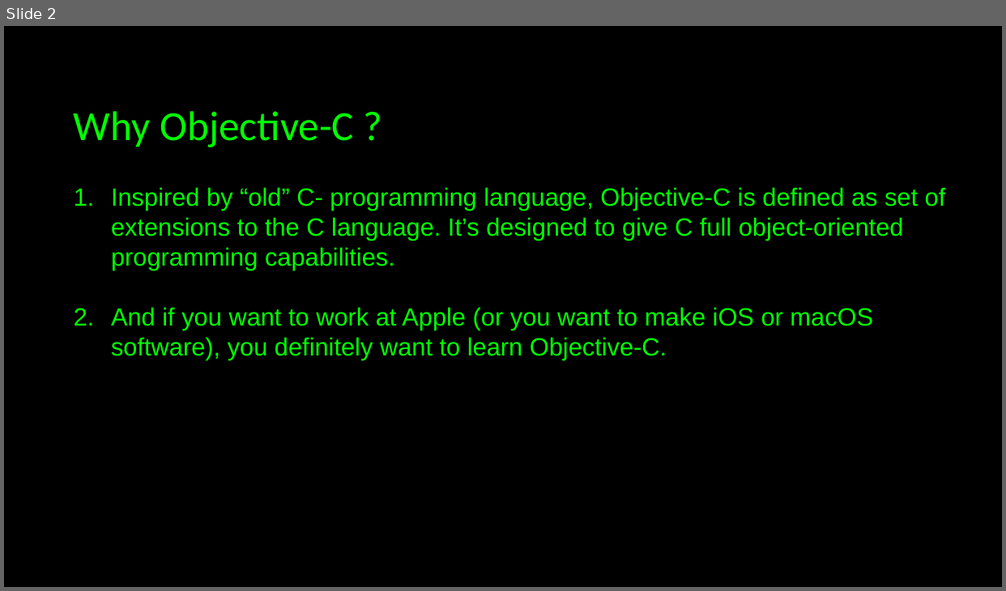
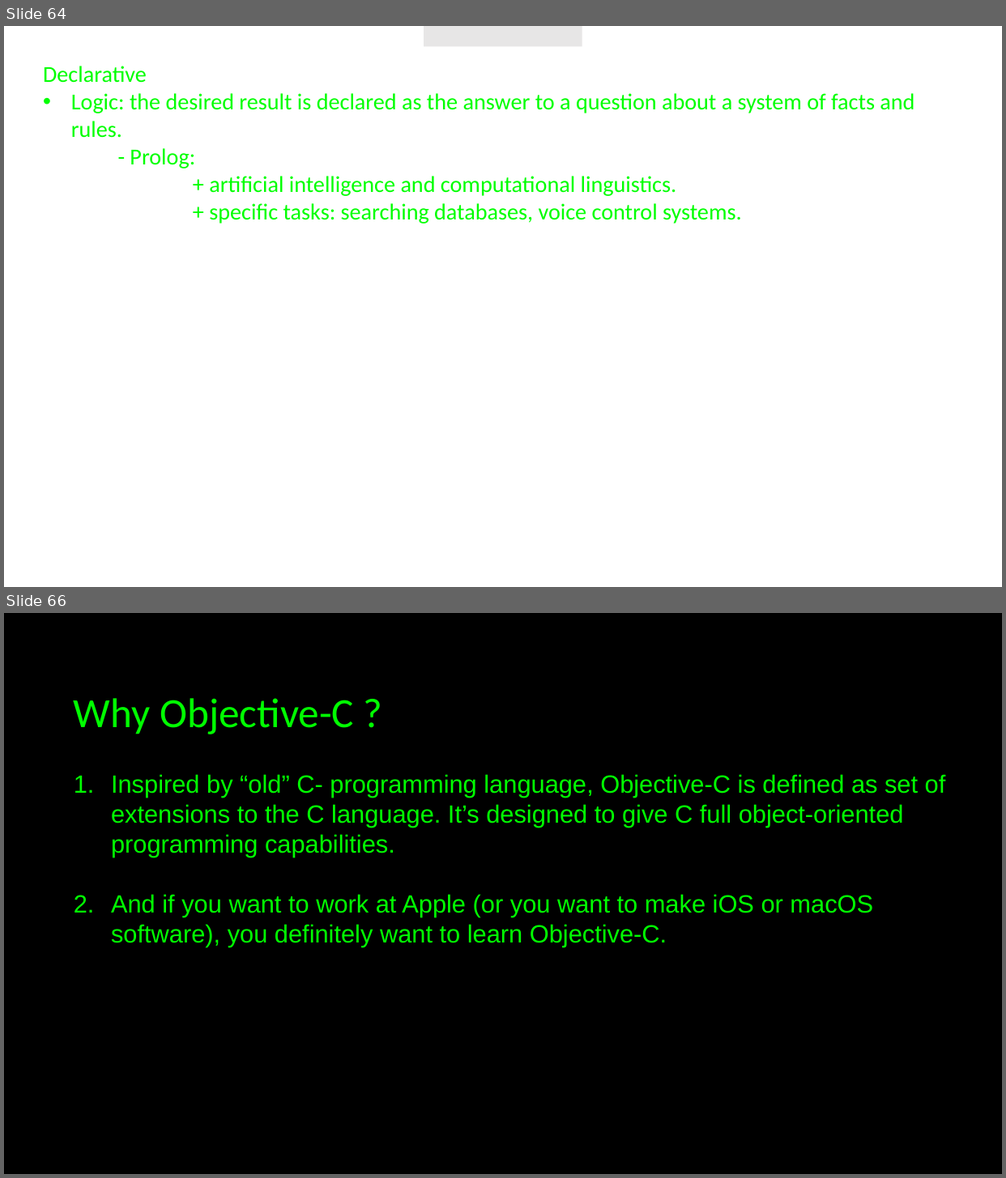
Before and after one commit to JustCodeandChill/Objective-C-presentation, a slide deck: OBJECTIVE-C.pptx. Shown one above the other, each under a label of ours: slide 2 before the commit, slides 64 and 66 after it; the slides between them are not shown. The pictures are 1006x591 and 1006x1178 pixels, drawn with LibreOffice and Linux fonts; fonts in the diff are those of the drawing; background and template pictures are left out. Boxes give left, top, right and bottom in pixels: in the first picture for what was removed or moved away, otherwise in the second. Text is boxed around its words. In the diff, an @@ line names an element or a change of style, - is before the commit and + after.

```diff
--- a/OBJECTIVE-C.pptx
+++ b/OBJECTIVE-C.pptx
@@ slide 64 added at <box>4,26,1002,587</box>, background picture (left out) @@
@@ rectangle added at <box>424,26,582,47</box>, fill #E7E6E6 @@
@@ text added at <box>43,66,914,224</box>, 22 pt, text #00FF00 @@
+Declarative
+• Logic: the desired result is declared as the answer to a question about a system of facts and rules.
+    - Prolog:
+        + artificial intelligence and computational linguistics.
+        + specific tasks: searching databases, voice control systems.
@@ what was slide 2 is now slide 66 @@
```
Also in this commit, not shown: 1 slide changed, 63 other slides added.
